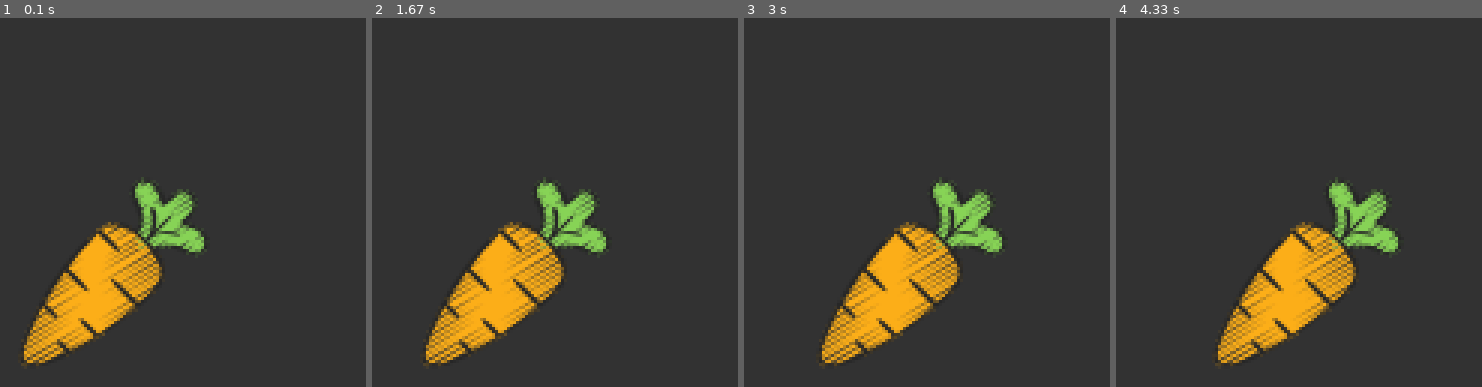
Above: before the commit, frames 1-4 (left to right).
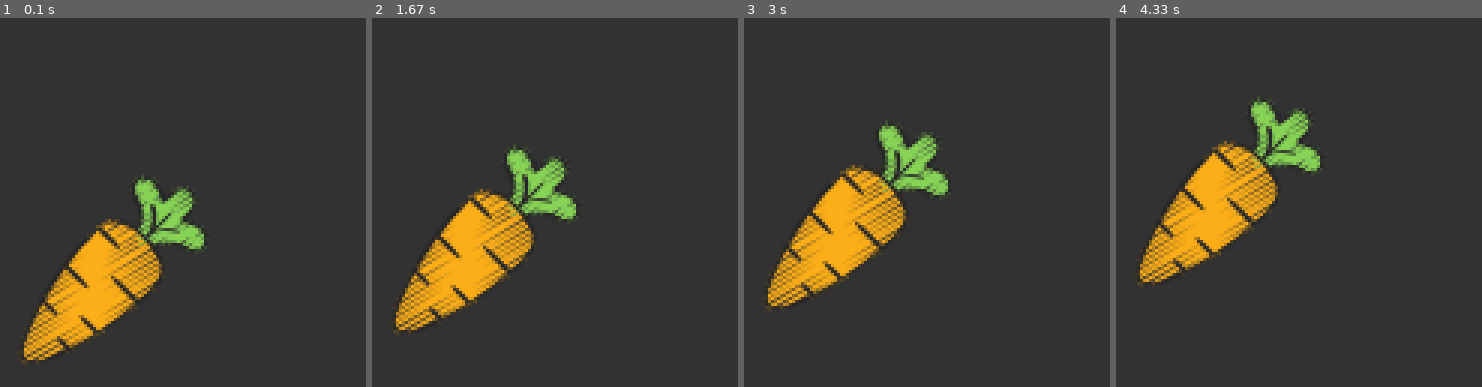
Above: after the commit, the same moments.

Repository: ViceRabbit/PyGameTesting
Game: pygame game, started from main.py
Same seed, same stepped clock (60 frames per second), same inputs: the game is played once before the commit and once after it.
Inputs:
- Up to frame 1 (0.1 s): no input
- Up to frame 2 (1.67 s): no input
- Up to frame 3 (3 s): no input
- Up to frame 4 (4.33 s): no input

The runs differ from the first frame. In frame 1, 6.0% of the frame differs, in the area x 5-57%, y 42-95%; in frame 2, 15%; in frame 3, 18%; in frame 4, 19%, in the area x 5-78%, y 21-95%.

Commit message:
made the carrot go to 500 and 0! - Replit

Diff:
--- a/main.py
+++ b/main.py
@@ -24,8 +24,14 @@
 # VVVVV so ik replit doesnt close window but its suggested so python doesnt automatically end the code/window
 # aka * Game Loop *
 active = True
+inverse = True
 while active:
-  playerX += 0.1
+  if inverse:
+    playerY -= 0.1
+  else:
+    playerY += 0.1
+  if playerY > 500 or playerY < 0:
+    inverse = not inverse
   gameScreen.fill((50, 50, 50)) # background fill, ensure its in a tuple: .fill((R, G, B))
   # P2: game.Screen should be filled BEFORE any blits! because pygame is drawing them in order!
   for event in pygame.event.get(): # we need a function to close the window!!!!
